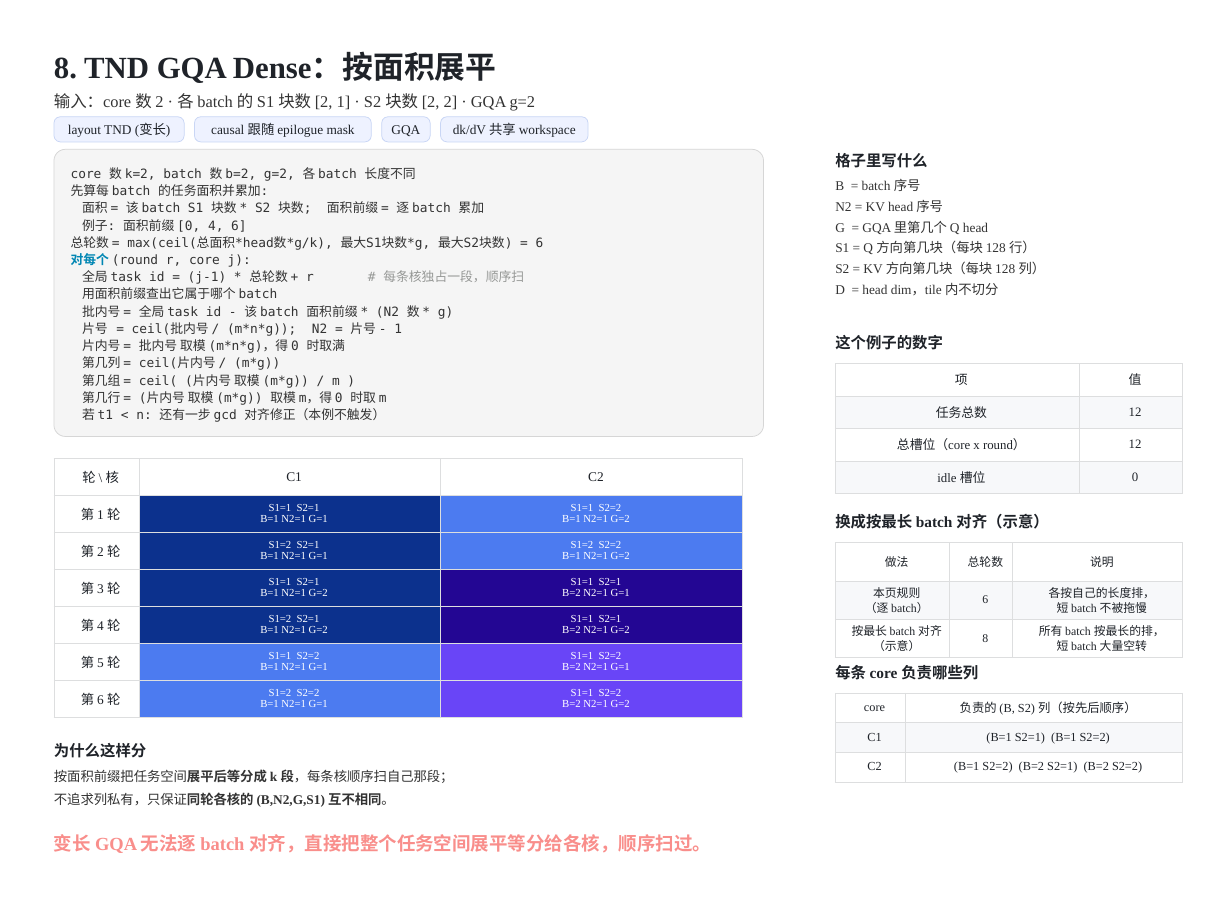
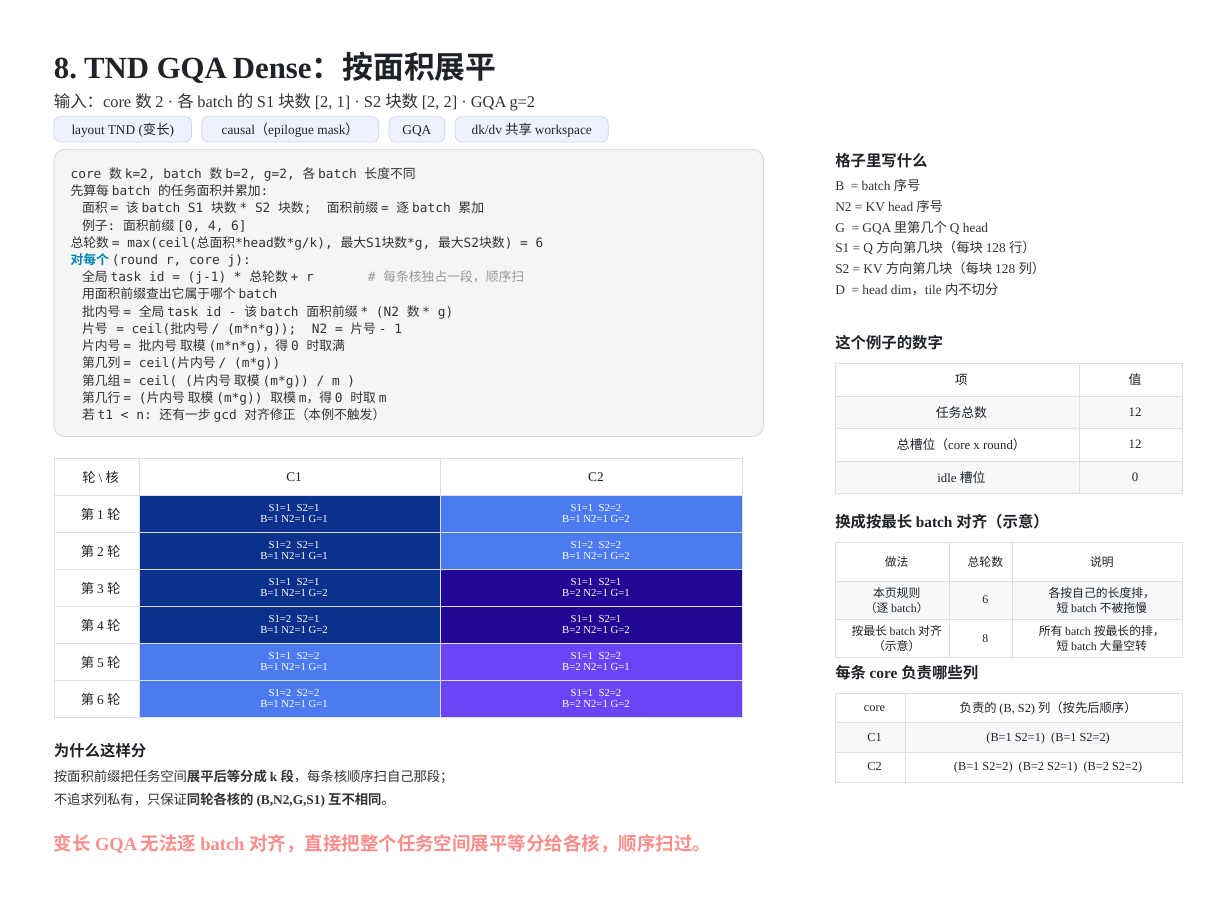
Before and after one commit to guomc9/SeeTen, a slide deck: slide 17 of cases/flash-attention-det-accum/out/v4-index-schedules.pptx. Drawn at 1232x924 pixels with LibreOffice and Linux fonts; fonts in the diff are those of the drawing. Boxes give left, top, right and bottom in pixels: in the first picture for what was removed or moved away, otherwise in the second. Text is boxed around its words. In the diff, an @@ line names an element or a change of style, - is before the commit and + after.

```diff
--- a/cases/flash-attention-det-accum/out/v4-index-schedules.pptx
+++ b/cases/flash-attention-det-accum/out/v4-index-schedules.pptx
@@ rounded rectangle "layout TND (变长)": place and size @@
-rounded rectangle "layout TND (变长)" at (54, 117, 184, 142)
+rounded rectangle "layout TND (变长)" at (54, 117, 191, 142)
@@ rounded rectangle "causal（epilogue mask）": place and size @@
-rounded rectangle "causal（epilogue mask）" at (194, 117, 371, 142)
+rounded rectangle "causal（epilogue mask）" at (202, 117, 378, 142)
@@ rounded rectangle "GQA": place and size @@
-rounded rectangle "GQA" at (381, 117, 430, 142)
+rounded rectangle "GQA" at (389, 117, 445, 142)
@@ rounded rectangle "dk/dv 共享 workspace": place and size @@
-rounded rectangle "dk/dv 共享 workspace" at (440, 117, 588, 142)
+rounded rectangle "dk/dv 共享 workspace" at (455, 117, 608, 142)
@@ text in rounded rectangle at (222, 124, 358, 137): text changed @@
-causal 跟随 epilogue mask
+causal（epilogue mask）
@@ text in rounded rectangle at (472, 123, 592, 137): text changed @@
-dk/dV 共享 workspace
+dk/dv 共享 workspace
```
Also in this commit, not shown: 7 other slides changed, 3 other files.
